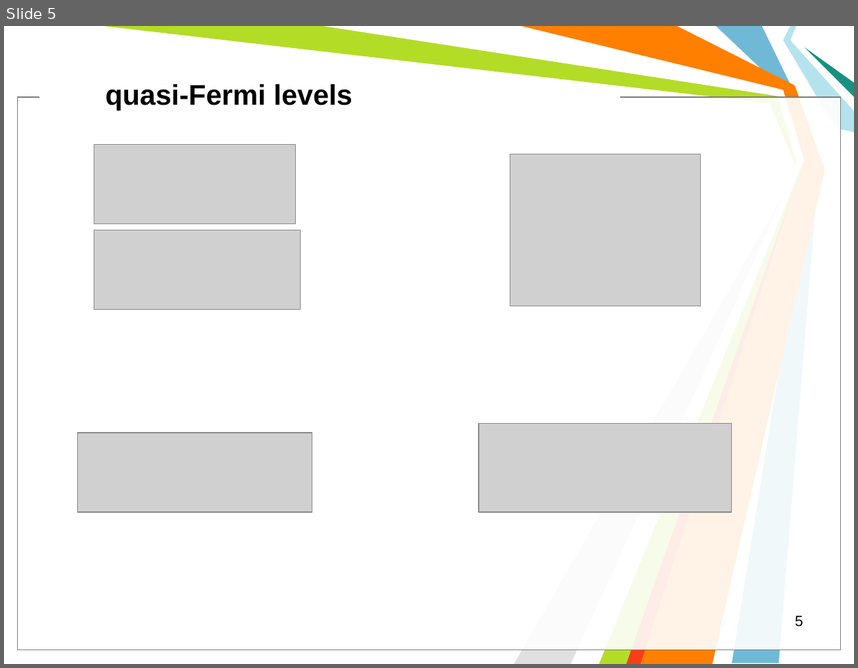
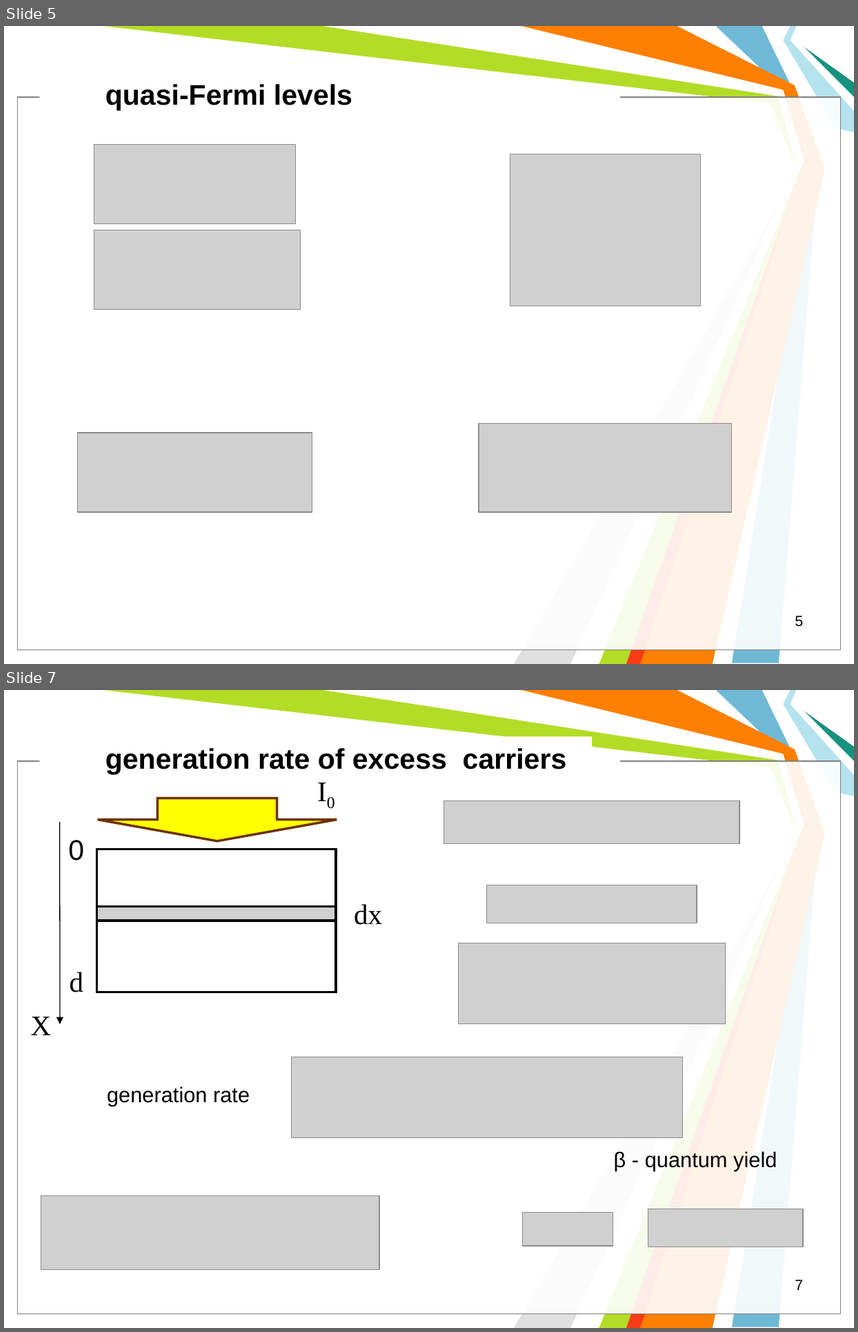
Before and after one commit to l432/NMK, a slide deck: Lecture/Photovoltaics/Photovoltaics2.ppt. Shown one above the other, each under a label of ours: slide 5 before the commit, slides 5 and 7 after it; the slides between them are not shown. The pictures are 858x668 and 858x1332 pixels, drawn with LibreOffice and Linux fonts; fonts in the diff are those of the drawing; grey boxes stand for pictures; background and template pictures are left out. Boxes give left, top, right and bottom in pixels: in the first picture for what was removed or moved away, otherwise in the second. Text is boxed around its words. In the diff, an @@ line names an element or a change of style, - is before the commit and + after.

```diff
--- a/Lecture/Photovoltaics/Photovoltaics2.ppt
+++ b/Lecture/Photovoltaics/Photovoltaics2.ppt
@@ slide 7 added at [4, 690, 854, 1328], background #FFFFFF; not listed: 11 template elements that a slide beside it also shows @@
@@ text added at [105, 748, 567, 775], 24 pt, text #000000, bold @@
+generation rate of excess carriers
@@ text added at [309, 769, 344, 817], 24 pt, text #000000 @@
+I0
@@ down arrow added at [98, 798, 337, 841], fill #FFFF00, outline #6C3200 2.01 pt @@
@@ picture added at [444, 800, 740, 843] @@
@@ arrow added from (60, 822) to (60, 1024), #000000 0.74 pt @@
@@ text added at [68, 840, 84, 860], 24 pt, text #000000 @@
+0
@@ rectangle added at [96, 849, 335, 992], outline #000000 2.01 pt @@
@@ picture added at [487, 885, 697, 923] @@
@@ picture added at [96, 906, 335, 920] @@
@@ text added at [354, 904, 382, 925], 24 pt, text #000000 @@
+dx
@@ picture added at [458, 943, 725, 1023] @@
@@ text added at [70, 972, 84, 992], 24 pt, text #000000 @@
+d
@@ text added at [31, 1016, 52, 1035], 24 pt, text #000000 @@
+X
@@ picture added at [291, 1056, 682, 1137] @@
@@ text added at [107, 1086, 250, 1105], 18 pt, text #000000 @@
+generation rate
@@ text added at [614, 1151, 777, 1170], 18 pt, text #000000 @@
+β - quantum yield
@@ picture added at [41, 1195, 379, 1269] @@
@@ picture added at [523, 1212, 613, 1245] @@
@@ picture added at [648, 1209, 802, 1247] @@
@@ page number added at [795, 1279, 803, 1290], 12.5 pt, text #000000 @@
+7
```
Also in this commit, not shown: 1 slide changed, 13 other slides added, 3 slides removed.
